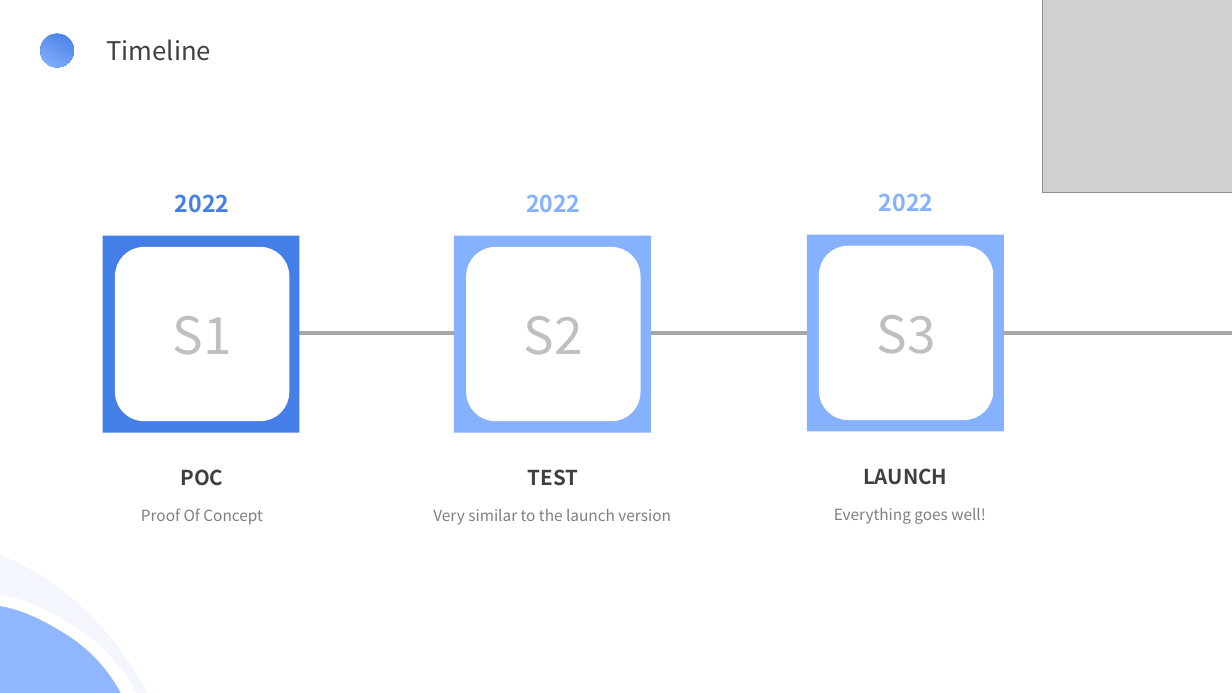
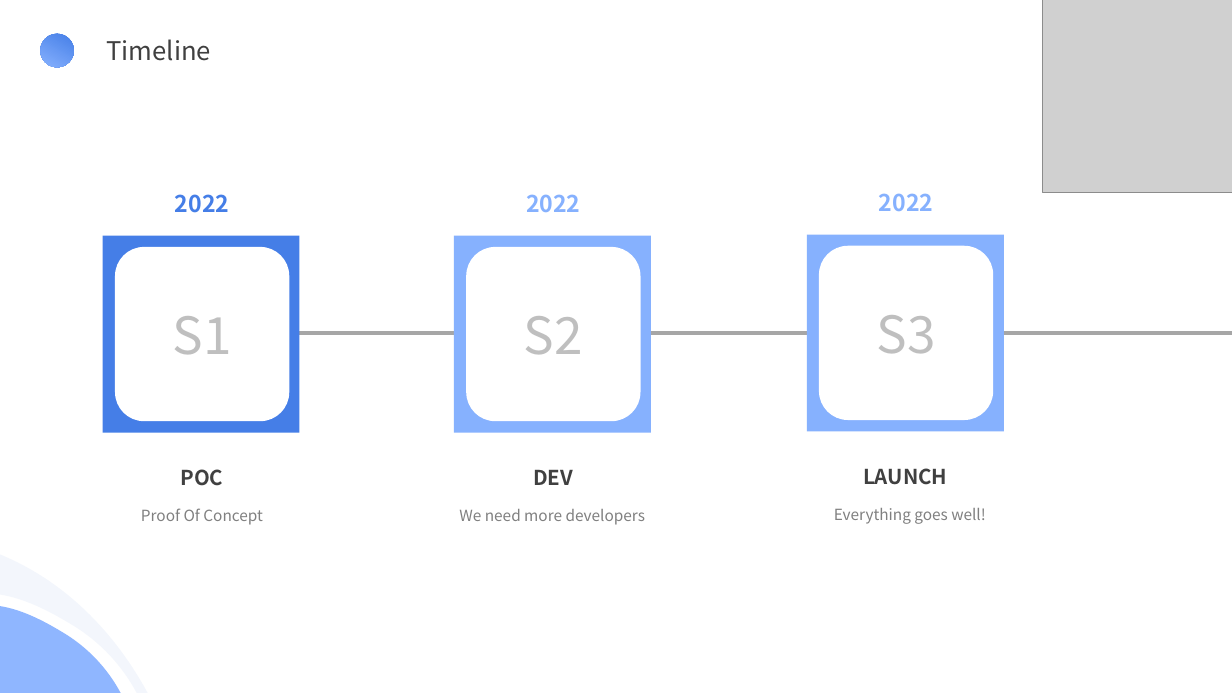
Before and after one commit to MetapoLabs/metapo-docs, a slide deck: slide 15 of Metapo.pptx. Drawn at 1232x693 pixels with LibreOffice and Linux fonts; fonts in the diff are those of the drawing; grey boxes stand for pictures. Boxes give left, top, right and bottom in pixels: in the first picture for what was removed or moved away, otherwise in the second. Text is boxed around its words. In the diff, an @@ line names an element or a change of style, - is before the commit and + after.

```diff
--- a/Metapo.pptx
+++ b/Metapo.pptx
@@ text at (x1=533, y1=470, x2=573, y2=485): text changed @@
-TEST
+DEV
@@ text at (x1=459, y1=509, x2=645, y2=525): text changed @@
-Very similar to the launch version
+We need more developers
```
Also in this commit, not shown: 10 other slides changed.
